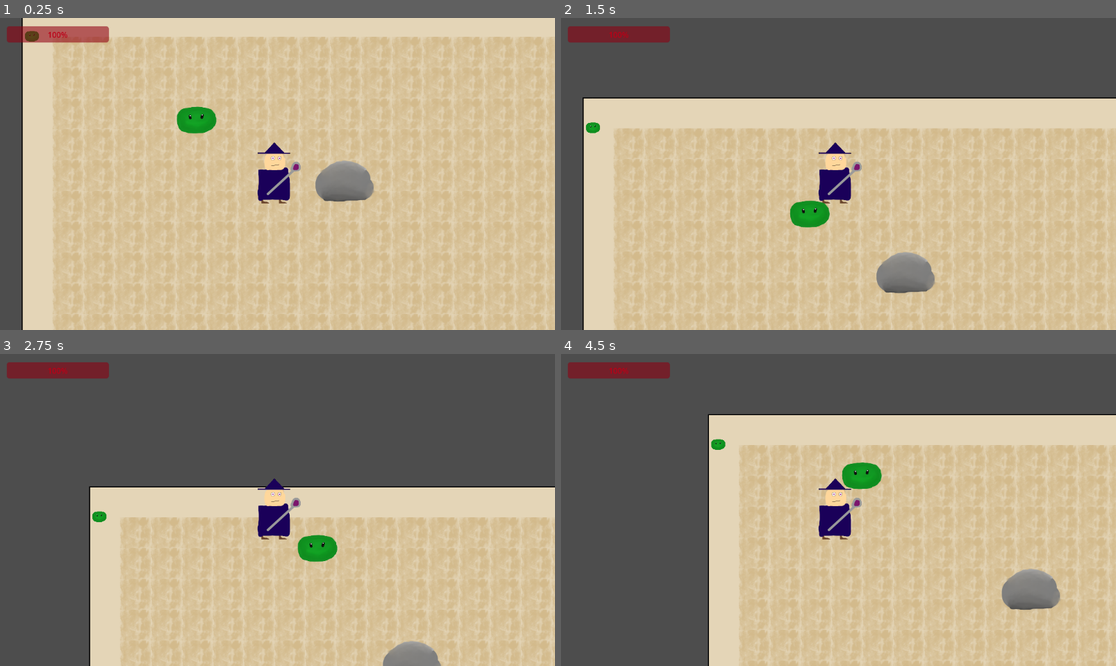
Above: before the commit, frames 1-4 (two rows, left to right).
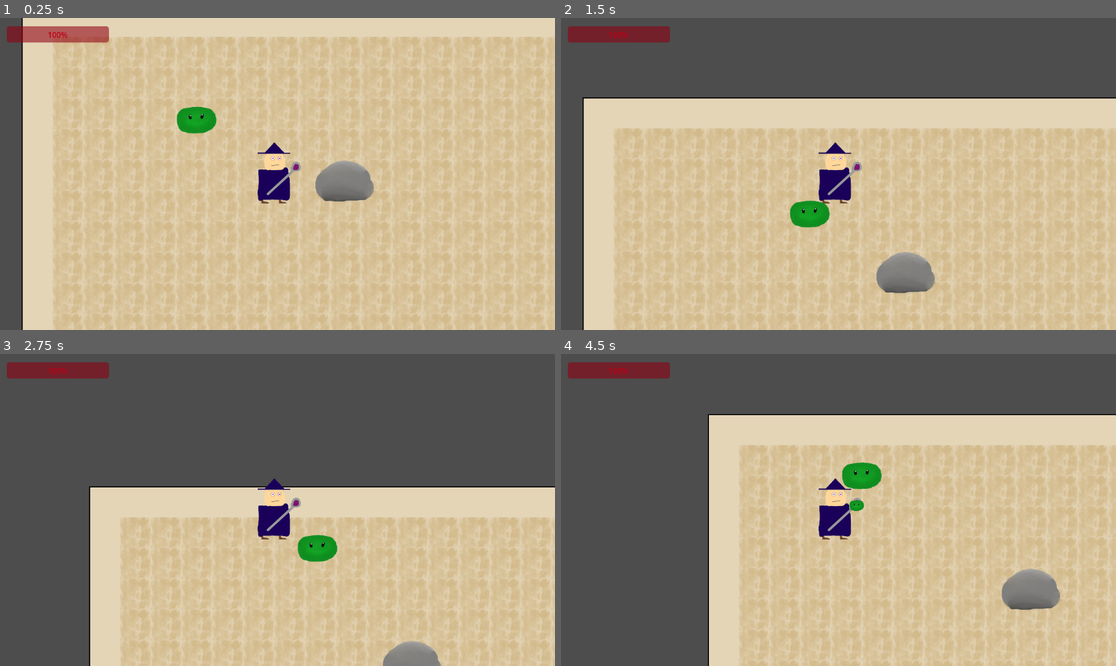
Above: after the commit, the same moments.

Repository: nuaht1/Eksamens-Projekt
Game: Godot game, scene res://node_2d.tscn
The game is run twice, just before and just after one commit, with the same random seed, the same clock (stepped at 60 frames per second) and the same inputs.
Inputs (mouse positions are in pixels of both pictures, inside the frame that each line leads up to):
- Up to frame 1 (0.25 s): no input
- Up to frame 2 (1.5 s): move the mouse to (810, 236) at 0.52 s; hold Up (ui_up) from 0.53 s (still down); click (810, 236) at 0.67 s; move the mouse to (1005, 220) at 1.27 s; click (1005, 220) at 1.42 s
- Up to frame 3 (2.75 s): move the mouse to (111, 463) at 2.02 s; release Up (ui_up) at 2.03 s; hold Left (ui_left) from 2.03 s (still down); click (111, 463) at 2.17 s
- Up to frame 4 (4.5 s): move the mouse to (866, 510) at 2.77 s; click (866, 510) at 2.92 s; move the mouse to (755, 432) at 3.52 s; release Left (ui_left) at 3.53 s; hold Down (ui_down) 3.53-4.28 s; click (755, 432) at 3.67 s; move the mouse to (960, 494) at 4.27 s; hold Right (ui_right) from 4.28 s (still down); click (960, 494) at 4.42 s

The runs differ from the first frame. In frame 1, less than 0.1% of the frame differs, in the area x 4-8%, y 4-8%; in frame 2, less than 0.1%; in frame 3, less than 0.1%; in frame 4, 0.2%, in the area x 27-55%, y 27-51%.

Commit message:
Spell damage fix

Diff:
--- a/eksamens-projekt/player.gd
+++ b/eksamens-projekt/player.gd
@@ -1,4 +1,3 @@
-# player.gd
 extends CharacterBody2D
 
 # ——————————————————————————————————————————————————————————————
@@ -13,15 +12,14 @@
 
 # ——————————————————————————————————————————————————————————————
 # WaterSpell
-# Preload your projectile scene (rename your .tscn to WaterSpell.tscn)
 var WaterSpellScene: PackedScene = preload("res://water_spell.tscn")
+@export var spell_spawn_offset: float = 24.0  # pixels in front of the player
 
 func _ready() -> void:
 	current_health = max_health
 	update_health_bar()
 
 func _physics_process(_delta: float) -> void:
-	# PLAYER MOVEMENT
 	var direction = Vector2.ZERO
 	if Input.is_action_pressed("ui_right"):
 		direction.x += 1
@@ -32,21 +30,21 @@
 	if Input.is_action_pressed("ui_up"):
 		direction.y -= 1
 	direction = direction.normalized()
+
 	velocity = direction * move_speed
 	move_and_slide()
 
 func _input(event: InputEvent) -> void:
-	# WATER SPELL ON LEFT CLICK
-	if event is InputEventMouseButton:
-		if event.button_index == MOUSE_BUTTON_LEFT and event.pressed:
-			var spell = WaterSpellScene.instantiate()
-			# Add it into the same parent as the player (world)
-			get_parent().add_child(spell)
-			# Spawn at the player's position
-			spell.global_position = global_position
-			# Aim toward the mouse
-			var to_mouse = (get_global_mouse_position() - global_position).normalized()
-			spell.direction = to_mouse
+	if event is InputEventMouseButton and event.button_index == MOUSE_BUTTON_LEFT and event.pressed:
+		var spell = WaterSpellScene.instantiate()
+		get_parent().add_child(spell)
+
+		# Aim direction
+		var to_mouse = (get_global_mouse_position() - global_position).normalized()
+		spell.direction = to_mouse
+
+		# Spawn it spell_spawn_offset pixels ahead
+		spell.global_position = global_position + to_mouse * spell_spawn_offset
 
 # ——————————————————————————————————————————————————————————————
 # DAMAGE & DEATH
--- a/eksamens-projekt/project.godot
+++ b/eksamens-projekt/project.godot
@@ -18,6 +18,7 @@
 [global_group]
 
 player=""
+enemy=""
 
 [input]
 
--- a/eksamens-projekt/water_spell.gd
+++ b/eksamens-projekt/water_spell.gd
@@ -26,9 +26,12 @@
 		queue_free()
 
 func _on_body_entered(body: Node) -> void:
-	print("WaterSpell collided with:", body.name, " in group enemy?", body.is_in_group("enemy"))
-	if body.is_in_group("enemy"):
-		print(" → hit an enemy, calling take_damage()")
-		body.take_damage(20)
-	# In any case, destroy the spell
+	var target := body
+	while target and not target.is_in_group("enemy"):
+		target = target.get_parent()
+	if target:
+		print(" → Hitting enemy:", target.name)
+		target.take_damage(20)
+	else:
+		print(" → Hit non-enemy:", body.name)
 	queue_free()
--- a/eksamens-projekt/water_spell.tscn
+++ b/eksamens-projekt/water_spell.tscn
@@ -8,6 +8,7 @@
 height = 32.0
 
 [node name="WaterSpell" type="Area2D"]
+position = Vector2(-381, -175)
 script = ExtResource("1_b2h18")
 
 [node name="Sprite2D" type="Sprite2D" parent="."]
